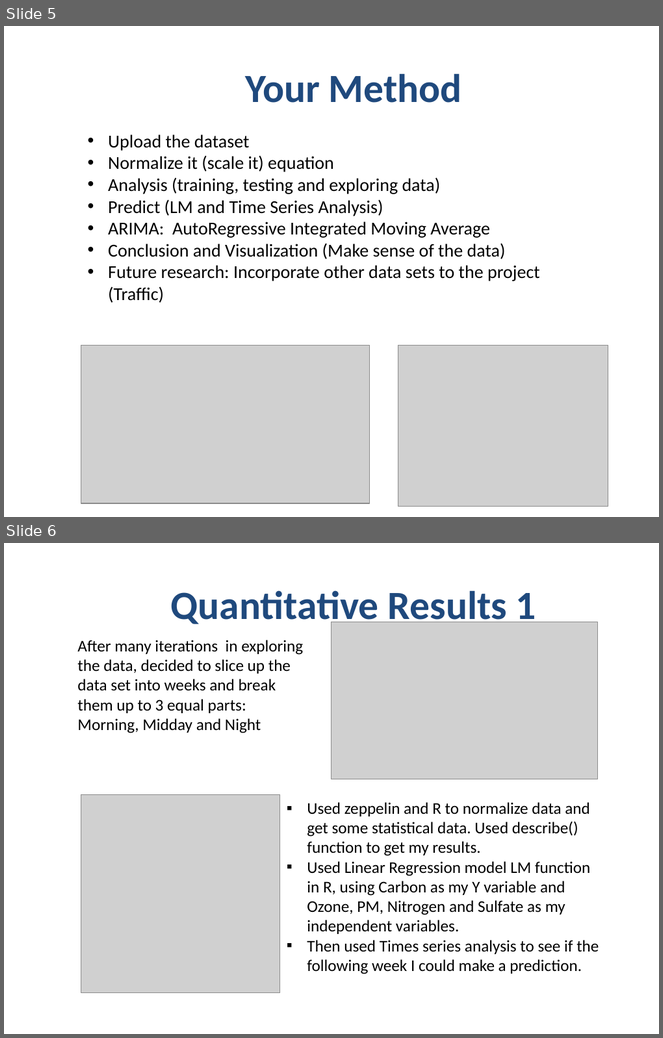
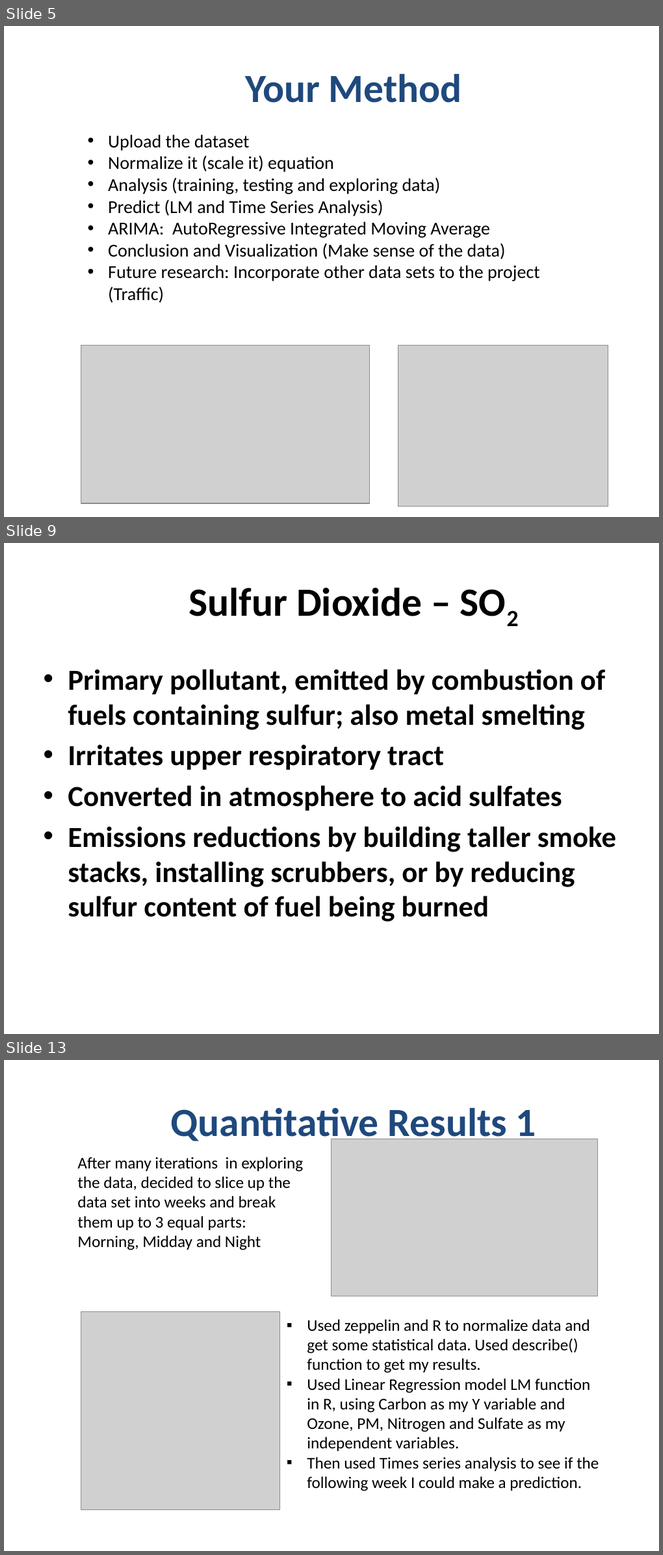
Before and after one commit to gleigh17/DS17, a slide deck: Geoffrey Leigh_CapstonePresentation.pptx. Shown one above the other, each under a label of ours: slides 5 and 6 before the commit, slides 5, 9 and 13 after it; the slides between them are not shown. The pictures are 663x1038 and 663x1555 pixels, drawn with LibreOffice and Linux fonts; fonts in the diff are those of the drawing; grey boxes stand for pictures; background and template pictures are left out. Boxes give left, top, right and bottom in pixels: in the first picture for what was removed or moved away, otherwise in the second. Text is boxed around its words. In the diff, an @@ line names an element or a change of style, - is before the commit and + after.

```diff
--- a/Geoffrey Leigh_CapstonePresentation.pptx
+++ b/Geoffrey Leigh_CapstonePresentation.pptx
@@ slide 9 added at (4, 543, 659, 1034), background #FFFFFF @@
@@ title added at (189, 587, 422, 616), 44 pt, text #000000, bold @@
+Sulfur Dioxide – SO2
@@ text added at (68, 669, 616, 922), 32 pt, text #000000, bold @@
+• Primary pollutant, emitted by combustion of fuels containing sulfur; also metal smelting
+• Irritates upper respiratory tract
+• Converted in atmosphere to acid sulfates
+• Emissions reductions by building taller smoke stacks, installing scrubbers, or by reducing sulfur content of fuel being burned
@@ what was slide 6 is now slide 13 @@
```
Also in this commit, not shown: 9 other slides added.
